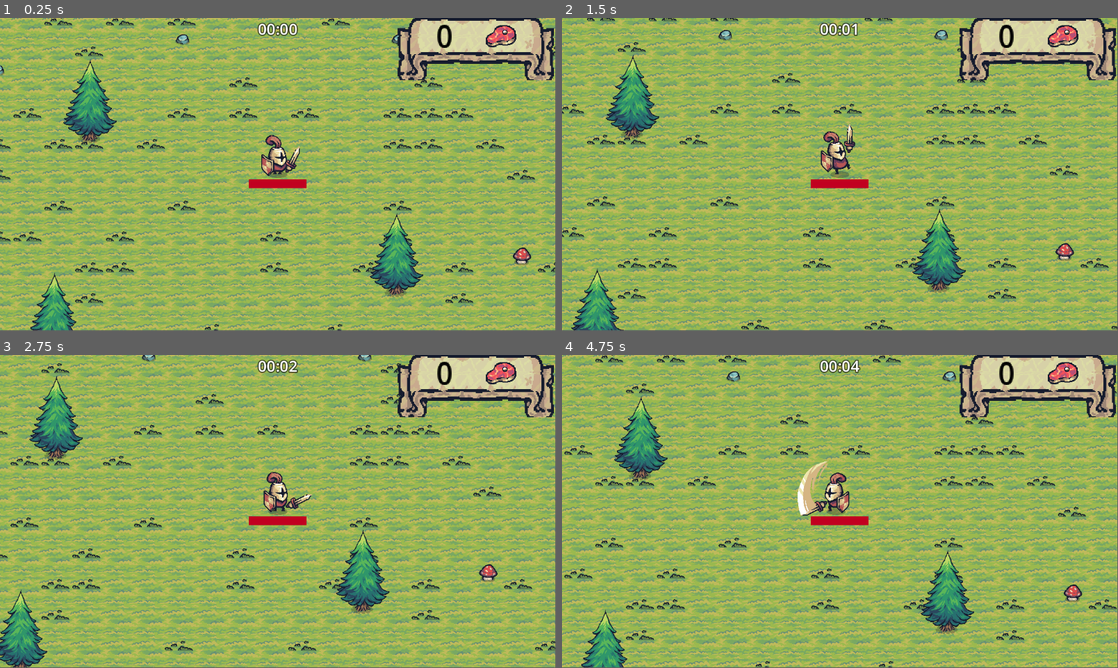
Above: before the commit, frames 1-4 (two rows, left to right).
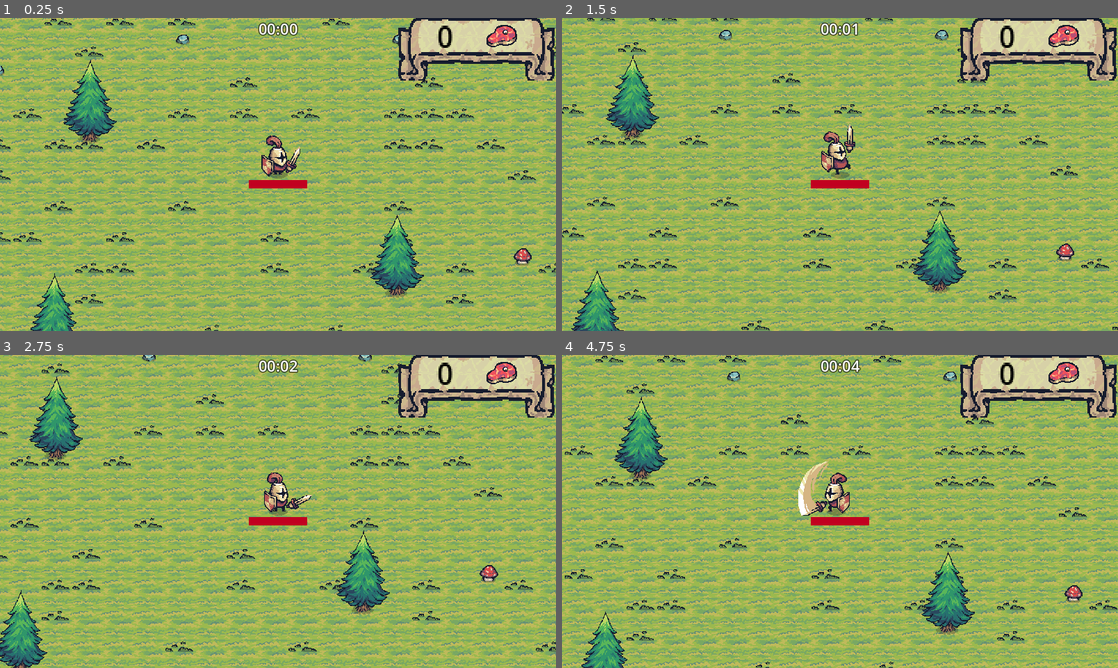
Above: after the commit, the same moments.

Repository: HedroPedro/tiny-swords-dio
Game: Godot game, scene res://scenes/main.tscn
Same seed, same stepped clock (60 frames per second), same inputs: the game is played once before the commit and once after it.
Inputs (mouse positions are in pixels of both pictures, inside the frame that each line leads up to):
- Up to frame 1 (0.25 s): no input
- Up to frame 2 (1.5 s): move the mouse to (962, 158) at 0.52 s; hold Right (move_right) 0.53-1.28 s; click (962, 158) at 0.6 s; move the mouse to (728, 190) at 1.27 s; hold Down (move_down) from 1.28 s (still down); click (728, 190) at 1.35 s
- Up to frame 3 (2.75 s): move the mouse to (333, 442) at 2.02 s; release Down (move_down) at 2.03 s; hold Right (move_right) from 2.03 s (still down); click (333, 442) at 2.1 s
- Up to frame 4 (4.75 s): move the mouse to (812, 574) at 2.77 s; release Right (move_right) at 2.78 s; hold Up (move_up) 2.78-3.53 s; click (812, 574) at 2.85 s; move the mouse to (1006, 558) at 3.52 s; hold Left (move_left) from 3.53 s (still down); click (1006, 558) at 3.6 s; move the mouse to (673, 464) at 4.27 s; click (673, 464) at 4.35 s
In our replay, the window is 799x449 before the commit and 800x450 after it. These sizes can differ from the game's own. Grey fills any space a smaller window leaves; there, only what the larger window draws over its background counts as a difference.

The runs differ from the first frame. In frame 1, 21% of the frame differs, in the area x 0-100%, y 0-100%; in frame 2, 18%; in frame 3, 26%; in frame 4, 21%.

Commit message:
Criando export

Diff:
--- a/project.godot
+++ b/project.godot
@@ -10,7 +10,7 @@
 
 [application]
 
-config/name="Tiny Swords"
+config/name="Tiny Knight Swords"
 run/main_scene="res://scenes/main.tscn"
 config/features=PackedStringArray("4.2", "Forward Plus")
 config/icon="res://icon.svg"
@@ -18,6 +18,10 @@
 [autoload]
 
 GameManager="*res://systems/game_manager.gd"
+
+[display]
+
+window/stretch/mode="canvas_items"
 
 [dotnet]
 
--- a/ui/game_over_ui.tscn
+++ b/ui/game_over_ui.tscn
@@ -212,8 +212,8 @@
 anchor_right = 1.0
 anchor_bottom = 1.0
 offset_left = 275.0
-offset_right = 1427.0
-offset_bottom = 648.0
+offset_right = 2579.0
+offset_bottom = 1296.0
 grow_horizontal = 2
 grow_vertical = 2
 scale = Vector2(0.5, 0.5)
Not shown, added: export_presets.cfg
